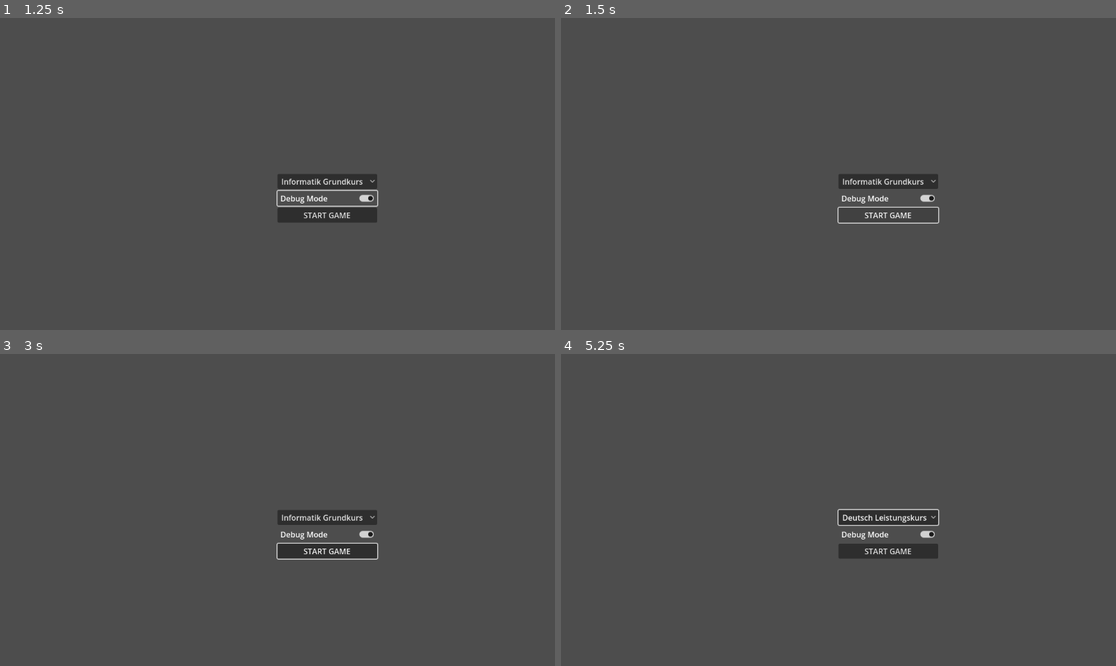
Above: before the commit, frames 1-4 (two rows, left to right).
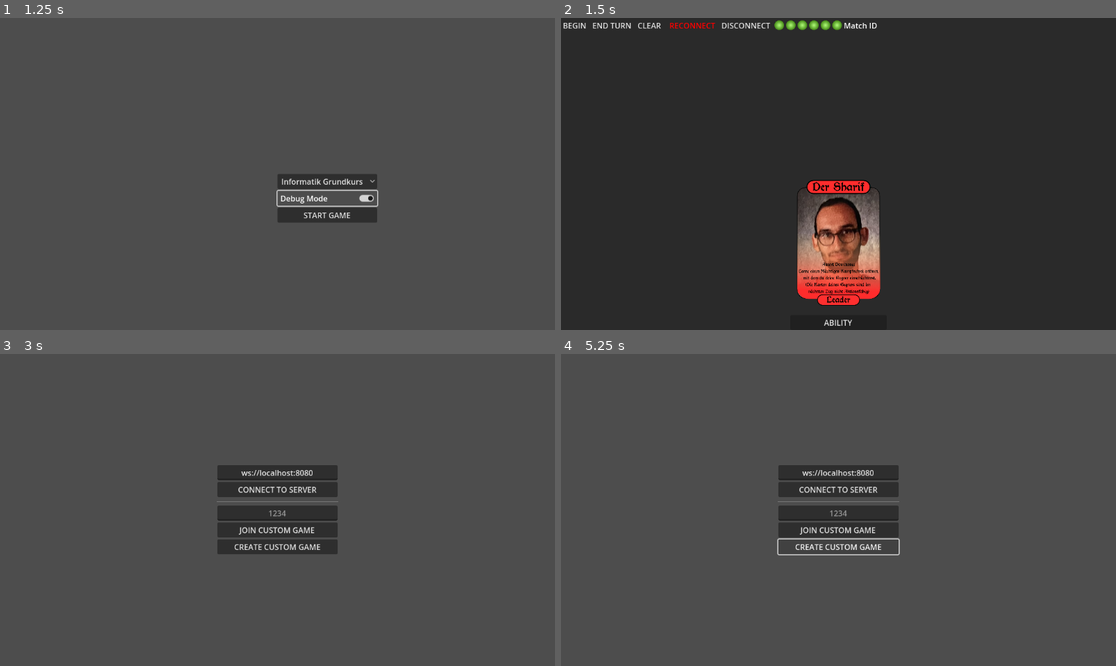
Above: after the commit, the same moments.

Repository: SpaceWAGdev/card-multiplayer
Game: Godot game, scene res://match_select.tscn
Same seed, same stepped clock (60 frames per second), same inputs: the game is played once before the commit and once after it. This scene is started directly instead of the project's main scene.
Inputs (mouse positions are in pixels of both pictures, inside the frame that each line leads up to):
- Up to frame 1 (1.25 s): click "Debug Mode" at 0.5 s
- Up to frame 2 (1.5 s): click "START GAME" at 1.25 s
- Up to frame 3 (3 s): click (49, 360) at 2 s, where only the run after the commit has a clickable "END TURN"; click (183, 360) at 2.75 s, where only the run after the commit has a clickable "DISCONNECT"
- Up to frame 4 (5.25 s): click "START GAME" (after the commit: "CONNECT TO SERVER") at 3.5 s; click (888, 516) at 4.25 s, where only the run before the commit has a clickable "Informatik Grundkurs"; click (838, 547) at 5 s, where only the run after the commit has a clickable "CREATE CUSTOM GAME"

Frame 1 is identical in both runs. In frame 2, 98% of the frame differs, in the area x 0-100%, y 0-100%; in frame 3, 5.4%; in frame 4, 5.0%.

Commit message:
Mouse filtering changed, new game flow

Diff:
--- a/card_base.gd
+++ b/card_base.gd
@@ -11,6 +11,7 @@
 	if get_parent().name.contains("DECK") or get_parent().name.contains("GRAVEYARD"):
 		return
 	var image = preload("res://card_image_overlay.tscn").instantiate()
+	# TODO: Don't instantiate, just toggle visiblity
 	image.get_child(0).texture = find_child("Image").texture
 	image.scale = Vector2(0.5, 0.5)
 	image.name = "hover_img"
@@ -24,7 +25,8 @@
 	self.add_child(image)
 
 func _hover_exit() -> void:
-	var image = self.get_child(3)
+	var image = get_child(3)
+	print(image)
 	if image != null:
 		image.queue_free()
 
@@ -67,7 +69,7 @@
 func on_click(event: InputEvent):
 	if GameState.GAME_STATE != GameState.STATE_LOCALTURN:
 		return
-	if self.get_parent().name in ["LOCAL_GRAVEYARD"]:
+	if self.get_parent().name in ["LOCAL_GRAVEYARD", "LOCAL_DECK"]:
 		return
 	elif event.is_pressed():
 		if self.get_parent().name in GameState.SELECT_MASK and GameState.GAME_MODE == GameState.MODE_SELECT:
--- a/game.tscn
+++ b/game.tscn
@@ -16,21 +16,16 @@
 
 [node name="ColorRect" type="ColorRect" parent="."]
 layout_mode = 2
+mouse_filter = 2
 color = Color(0.164706, 0.164706, 0.164706, 1)
 
-[node name="BoxContainer" type="BoxContainer" parent="ColorRect"]
-z_index = -10
-layout_mode = 0
-offset_right = 40.0
-offset_bottom = 40.0
-
-[node name="LOCAL_DECK" type="Node" parent="ColorRect/BoxContainer"]
+[node name="LOCAL_DECK" type="Node" parent="ColorRect"]
 unique_name_in_owner = true
 
-[node name="LOCAL_GRAVEYARD" type="Node" parent="ColorRect/BoxContainer"]
+[node name="LOCAL_GRAVEYARD" type="Node" parent="ColorRect"]
 unique_name_in_owner = true
 
-[node name="REMOTE_HAND" type="Node" parent="ColorRect/BoxContainer"]
+[node name="REMOTE_HAND" type="Node" parent="ColorRect"]
 
 [node name="VBoxContainer" type="VBoxContainer" parent="."]
 layout_mode = 2
--- a/main_game.gd
+++ b/main_game.gd
@@ -40,15 +40,17 @@
 	GameState.on_enter_selectmode.connect(_dbg_display_select_mode)
 	GameState.on_exit_selectmode.connect(_dbg_clear_select_mode)
 	load_deck(GameState.DECK_PATH)
+	wait_for_open_connection_and_send_message(GameState.SETUP_MESSAGE)
 
 
 func init_card_areas():
+	# TODO: Switch to @exports
 	MASTER_LOCATION_RECORD["LOCAL_HAND"] = get_node("VBoxContainer/LOCAL_HAND")
-	MASTER_LOCATION_RECORD["LOCAL_DECK"] = get_node("ColorRect/BoxContainer/LOCAL_DECK")
+	MASTER_LOCATION_RECORD["LOCAL_DECK"] = get_node("ColorRect/LOCAL_DECK")
 	MASTER_LOCATION_RECORD["LOCAL_PLAYAREA"] = get_node("VBoxContainer/LOCAL_PLAYAREA")
 	MASTER_LOCATION_RECORD["REMOTE_PLAYAREA"] = get_node("VBoxContainer/REMOTE_PLAYAREA")
-	MASTER_LOCATION_RECORD["LOCAL_GRAVEYARD"] = get_node("ColorRect/BoxContainer/LOCAL_GRAVEYARD")
-	MASTER_LOCATION_RECORD["REMOTE_HAND"] = get_node("ColorRect/BoxContainer/REMOTE_HAND")
+	MASTER_LOCATION_RECORD["LOCAL_GRAVEYARD"] = get_node("ColorRect/LOCAL_GRAVEYARD")
+	MASTER_LOCATION_RECORD["REMOTE_HAND"] = get_node("ColorRect/REMOTE_HAND")
 
 func _process(_delta):
 	poll_ws()
@@ -189,6 +191,7 @@
 
 	if location == "LOCAL_DECK":
 		card_image.z_index = -10
+		card_image.mouse_filter = Control.MOUSE_FILTER_IGNORE
 
 	if location == "LOCAL_PLAYAREA" and mid == "":
 		card_image.battlecry()
@@ -275,7 +278,7 @@
 	ROUND += 1
 	$VBoxContainer/DebugUI/RoundCounter.text = str(ROUND)
 	GameState.GAME_STATE = GameState.STATE_REMOTETURN
-	wait_for_open_connection_and_send_message("ROUNDOVER\n".to_utf8_buffer())
+	wait_for_open_connection_and_send_message("ROUNDOVER\n")
 	sync()
 
 func start_round():
--- a/match_select.gd
+++ b/match_select.gd
@@ -21,7 +21,7 @@
 	GameState.DECK_PATH = decks[i]
 
 func on_debug_state_changed(value: bool) -> void:
-	pass
+	GameState.DEBUG_MODE = value
 
 func start_game() -> void:
-	pass # Replace with function body.
+	get_tree().change_scene_to_file("res://game.tscn")
--- a/menu.gd
+++ b/menu.gd
@@ -24,6 +24,7 @@
 		"user": GameState.PLAYER_ID,
 		"match": GameState.MATCH_ID
 	})
+	switch_scene()
 
 func create_match_with_key():
 	connect_to_server("")
@@ -32,4 +33,4 @@
 	connect_to_server("")
 
 func switch_scene():
-	get_tree().change_scene_to_file("res://game.tscn")
+	get_tree().change_scene_to_file("res://match_select.tscn")
Not shown, changed: server.py
